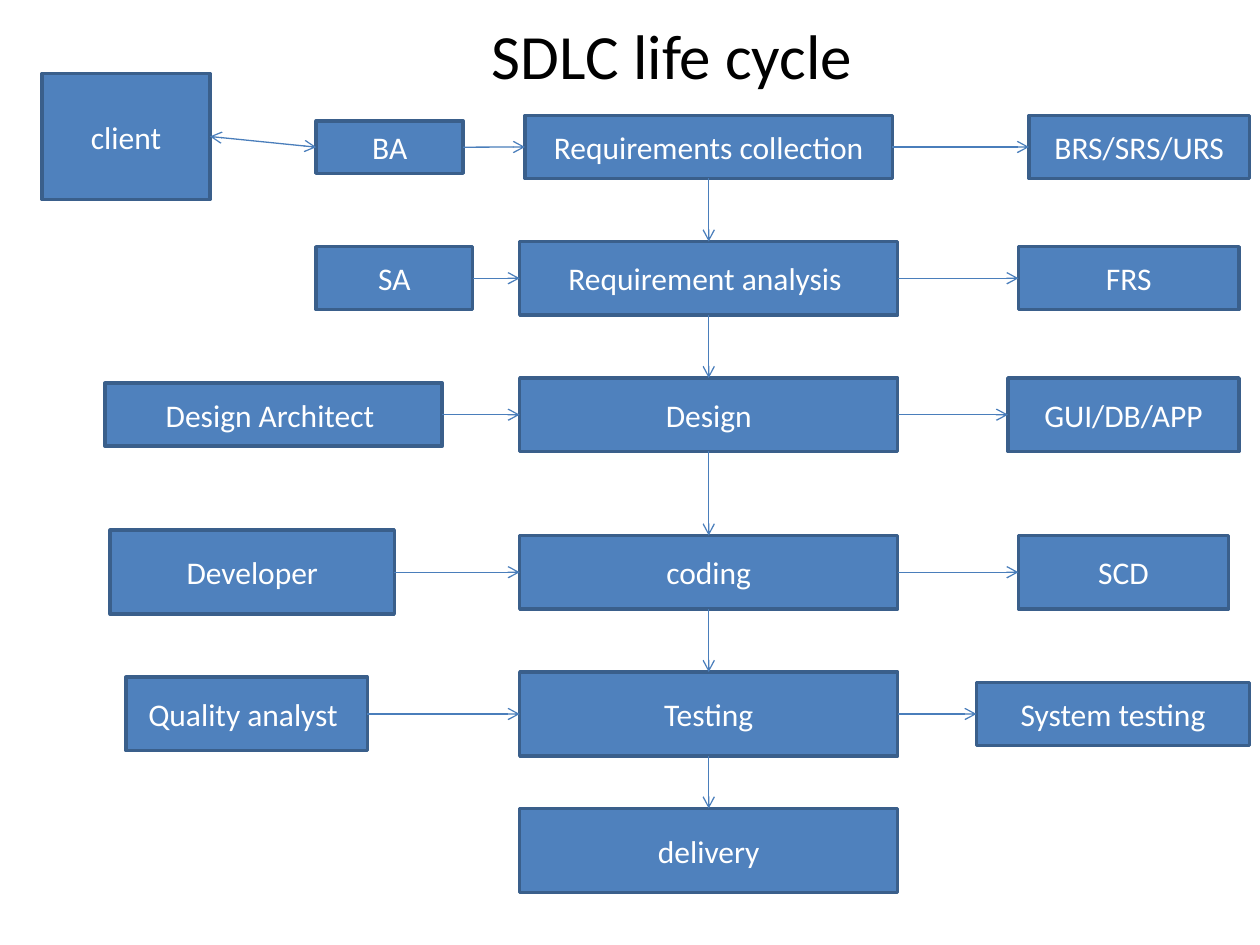
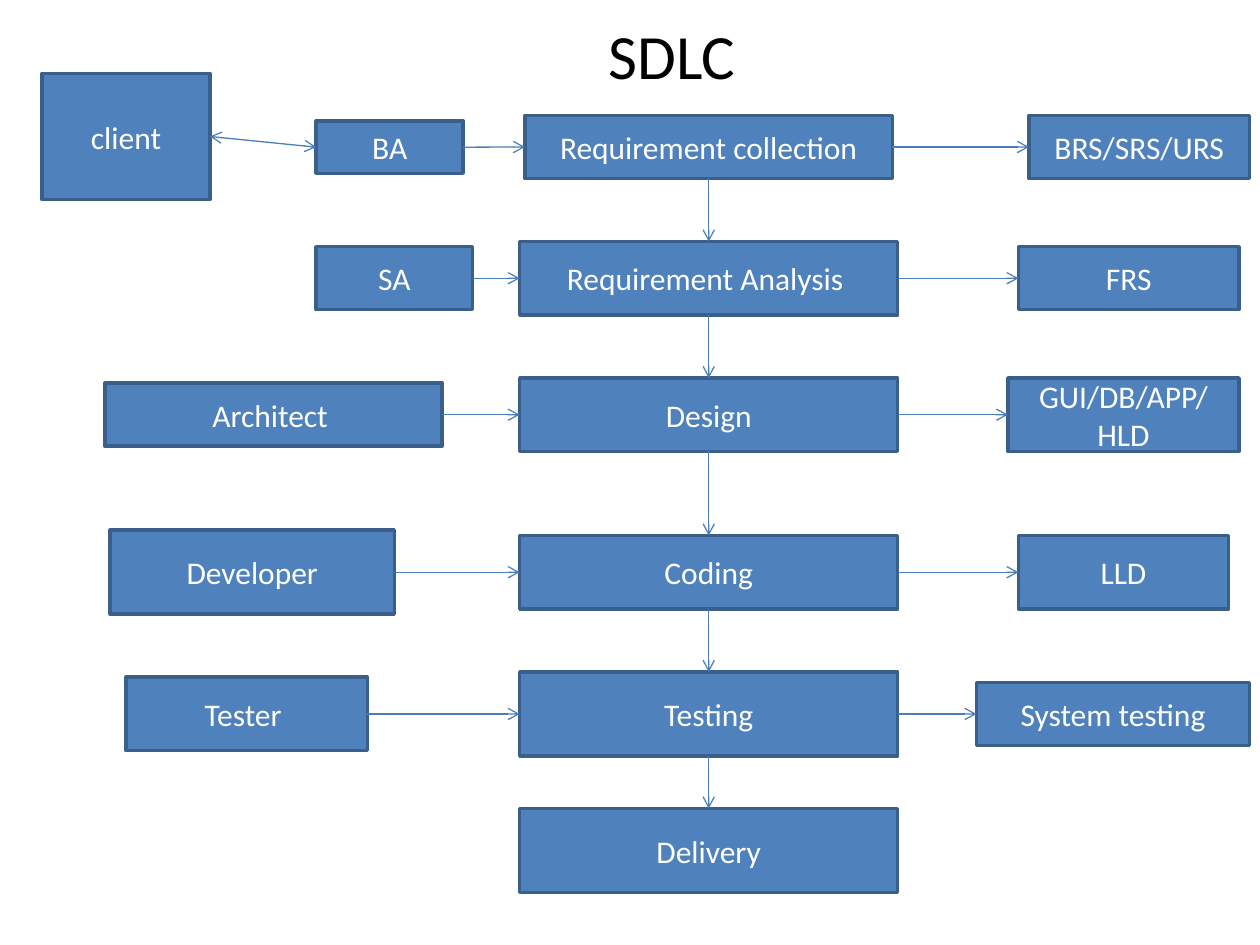
Before and after one commit to pagidipalaravi/manurupa, a slide deck: slide 2 of sdlc/sdlc.pptx. Drawn at 1260x945 pixels with LibreOffice and Linux fonts; fonts in the diff are those of the drawing. Boxes give left, top, right and bottom in pixels: in the first picture for what was removed or moved away, otherwise in the second. Text is boxed around its words. In the diff, an @@ line names an element or a change of style, - is before the commit and + after.

```diff
--- a/sdlc/sdlc.pptx
+++ b/sdlc/sdlc.pptx
@@ text at bbox=[608, 38, 735, 80]: text changed @@
-SDLC life cycle
+SDLC
@@ text in rectangle at bbox=[560, 137, 857, 164]: text changed @@
-Requirements collection
+Requirement collection
@@ text in rectangle at bbox=[567, 268, 843, 295]: text changed @@
-Requirement analysis
+Requirement Analysis
@@ text in rectangle at bbox=[1039, 386, 1208, 453]: text changed @@
-GUI/DB/APP
+GUI/DB/APP/HLD
@@ text in rectangle at bbox=[212, 405, 327, 427]: text changed @@
-Design Architect
+Architect
@@ text in rectangle at bbox=[664, 562, 752, 590]: text changed @@
-coding
+Coding
@@ text in rectangle at bbox=[1101, 564, 1147, 584]: text changed @@
-SCD
+LLD
@@ text in rectangle at bbox=[205, 706, 282, 726]: text changed @@
-Quality analyst
+Tester
@@ text in rectangle at bbox=[656, 841, 760, 868]: text changed @@
-delivery
+Delivery
```
Also in this commit, not shown: 52 other files.
